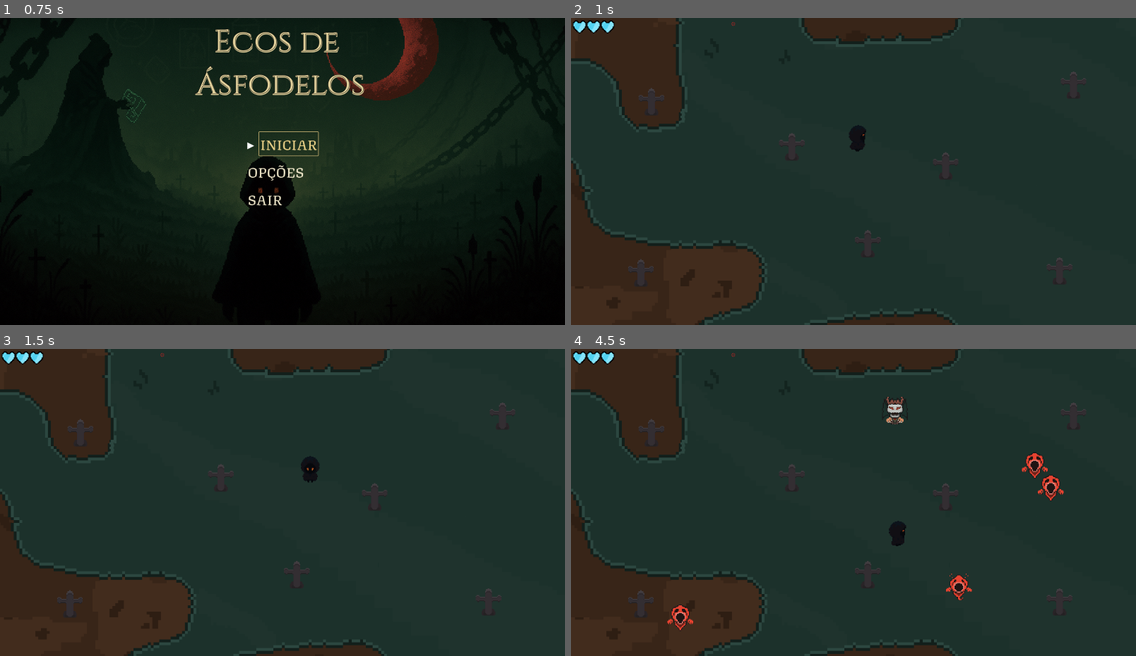
Above: before the commit, frames 1-4 (two rows, left to right).
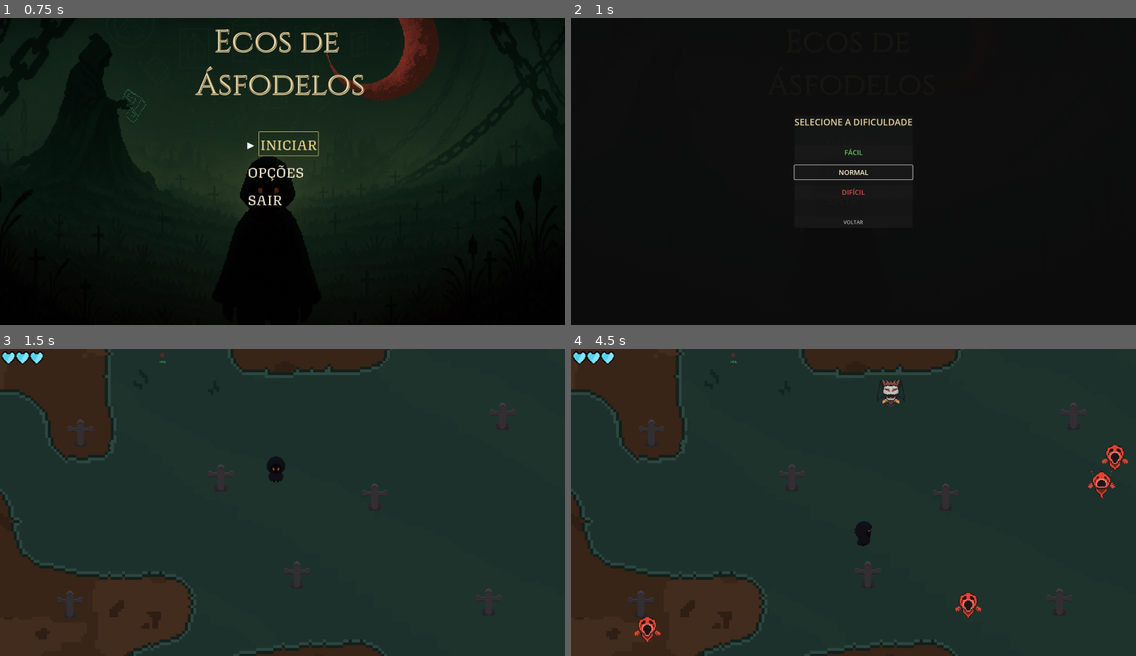
Above: after the commit, the same moments.

Repository: Alezuzzo/ecos-de-asfodelos
Game: Godot game, scene res://scenes/menu/PressStart.tscn
Same seed, same stepped clock (60 frames per second), same inputs: the game is played once before the commit and once after it. Sound files missing from this copy of the repository are replaced by a short silence.
Inputs (mouse positions are in pixels of both pictures, inside the frame that each line leads up to):
- Up to frame 1 (0.75 s): tap Space at 0.5 s; move the mouse to (406, 156) at 0.52 s; hold D (direita) from 0.53 s (still down); click (406, 156) at 0.67 s
- Up to frame 2 (1 s): keep holding D (direita); tap Enter (ui_accept) at 0.77 s
- Up to frame 3 (1.5 s): release D (direita) at 1.25 s; click (282, 484) at 1.25 s, where only the run after the commit has a clickable "FÁCIL"
- Up to frame 4 (4.5 s): click "⚙" at 2 s; click "RETORNAR AO JOGO" at 2.75 s; move the mouse to (740, 517) at 3.52 s; hold S (baixo) 3.53-4.28 s; click (740, 517) at 3.67 s; tap Enter (ui_accept) at 3.77 s; move the mouse to (910, 434) at 4.27 s; hold D (direita) from 4.28 s (still down); click (910, 434) at 4.42 s

Frame 1 is identical in both runs. In frame 2, 98% of the frame differs, in the area x 0-100%, y 0-100%; in frame 3, 0.4%; in frame 4, 2.3%.

Commit message:
[CREATE] Menu de seleção de dificuldade do jogo criado

Diff:
--- a/GameSettings.gd
+++ b/GameSettings.gd
@@ -2,6 +2,7 @@
 
 const CONFIG_FILE = "user://settings.cfg"
 var config = ConfigFile.new()
+var current_difficulty: String = "normal"
 
 func _ready() -> void:
 	load_settings()
@@ -33,3 +34,10 @@
 	# Aplicar configurações padrão
 	AudioServer.set_bus_volume_db(AudioServer.get_bus_index("Master"), 0.0)
 	DisplayServer.window_set_mode(DisplayServer.WINDOW_MODE_FULLSCREEN)
+
+func set_difficulty(difficulty: String) -> void:
+	current_difficulty = difficulty
+	print("Dificuldade selecionada: ", difficulty)
+
+func get_difficulty() -> String:
+	return current_difficulty
--- a/arena.gd
+++ b/arena.gd
@@ -25,7 +25,14 @@
 
 var tamanho_da_tela: Vector2
 
+var difficulty_multiplier = {
+	"easy": 1.0,
+	"normal": 1.0,
+	"hard": 1.0
+}
+
 func _ready():
+	aplicar_dificuldade()
 	# Busca segura pelo nó do jogador
 	jogador_node = get_node_or_null("YSortContainer/Jogador")
 	tamanho_da_tela = get_viewport_rect().size
@@ -77,7 +84,17 @@
 			if not boss_music_player.finished.is_connected(boss_music_player.play):
 				boss_music_player.finished.connect(boss_music_player.play)
 
-# LÓGICA DAS ONDAS E INIMIGOS
+func aplicar_dificuldade():
+	var difficulty = GameSettings.get_difficulty()
+	print("Aplicando dificuldade: ", difficulty)
+
+	match difficulty:
+		"easy":
+			pass
+		"normal":
+			pass
+		"hard":
+			pass
 
 func iniciar_nova_onda():
 	if is_instance_valid(jogador_node):
--- a/hud.gd
+++ b/hud.gd
@@ -8,6 +8,10 @@
 @onready var foco_timer_ui = $FocoTimerUI
 @onready var notificacao_label = $NotificacaoLabel
 @onready var notificacao_timer = $NotificacaoTimer
+@onready var difficulty_label = $DifficultyLabel
+
+func _ready():
+	atualizar_label_dificuldade()
 
 func mostrar_notificacao(texto: String):
 	notificacao_label.text = texto
@@ -41,6 +45,22 @@
 
 		container_coracoes.add_child(tr)
 
+func atualizar_label_dificuldade():
+	if not difficulty_label:
+		return
+
+	var difficulty = GameSettings.get_difficulty()
+	match difficulty:
+		"easy":
+			difficulty_label.text = "FÁCIL"
+			difficulty_label.modulate = Color(0.4, 0.8, 0.4, 1)
+		"normal":
+			difficulty_label.text = "NORMAL"
+			difficulty_label.modulate = Color(0.88, 0.82, 0.61, 1)
+		"hard":
+			difficulty_label.text = "DIFÍCIL"
+			difficulty_label.modulate = Color(0.9, 0.3, 0.3, 1)
+
 func _on_pause_button_pressed():
 	var arena = get_parent()
 	if arena:
--- a/hud.tscn
+++ b/hud.tscn
@@ -60,6 +60,19 @@
 wait_time = 3.0
 one_shot = true
 
+[node name="DifficultyLabel" type="Label" parent="."]
+anchors_preset = 1
+anchor_left = 1.0
+anchor_right = 1.0
+offset_left = -250.0
+offset_top = 130.0
+offset_right = -40.0
+offset_bottom = 180.0
+grow_horizontal = 0
+theme_override_font_sizes/font_size = 28
+text = "NORMAL"
+horizontal_alignment = 2
+
 [node name="PauseButton" type="Button" parent="."]
 anchors_preset = 1
 anchor_left = 1.0
--- /dev/null
+++ b/scenes/menu/DifficultySelect.gd
@@ -0,0 +1,36 @@
+extends Control
+
+signal difficulty_selected(difficulty: String)
+
+@onready var easy_button: Button = $Panel/VBox/EasyButton
+@onready var normal_button: Button = $Panel/VBox/NormalButton
+@onready var hard_button: Button = $Panel/VBox/HardButton
+@onready var back_button: Button = $Panel/VBox/BackButton
+
+func _ready() -> void:
+	easy_button.pressed.connect(_on_easy_pressed)
+	normal_button.pressed.connect(_on_normal_pressed)
+	hard_button.pressed.connect(_on_hard_pressed)
+	back_button.pressed.connect(_on_back_pressed)
+
+	for btn in [easy_button, normal_button, hard_button, back_button]:
+		if btn:
+			btn.focus_mode = Control.FOCUS_ALL
+			btn.mouse_entered.connect(func(): btn.grab_focus())
+
+	normal_button.grab_focus()
+
+func _on_easy_pressed() -> void:
+	GameSettings.set_difficulty("easy")
+	get_tree().change_scene_to_file("res://arena.tscn")
+
+func _on_normal_pressed() -> void:
+	GameSettings.set_difficulty("normal")
+	get_tree().change_scene_to_file("res://arena.tscn")
+
+func _on_hard_pressed() -> void:
+	GameSettings.set_difficulty("hard")
+	get_tree().change_scene_to_file("res://arena.tscn")
+
+func _on_back_pressed() -> void:
+	queue_free()
--- /dev/null
+++ b/scenes/menu/DifficultySelect.tscn
@@ -0,0 +1,89 @@
+[gd_scene load_steps=2 format=3 uid="uid://difficulty_select_scene"]
+
+[ext_resource type="Script" path="res://scenes/menu/DifficultySelect.gd" id="1"]
+
+[node name="DifficultySelect" type="Control"]
+layout_mode = 3
+anchors_preset = 15
+anchor_right = 1.0
+anchor_bottom = 1.0
+grow_horizontal = 2
+grow_vertical = 2
+script = ExtResource("1")
+
+[node name="ColorRect" type="ColorRect" parent="."]
+layout_mode = 1
+anchors_preset = 15
+anchor_right = 1.0
+anchor_bottom = 1.0
+grow_horizontal = 2
+grow_vertical = 2
+color = Color(0.05, 0.05, 0.05, 0.95)
+
+[node name="Panel" type="PanelContainer" parent="."]
+layout_mode = 1
+anchors_preset = 8
+anchor_left = 0.5
+anchor_top = 0.5
+anchor_right = 0.5
+anchor_bottom = 0.5
+offset_left = -200.0
+offset_top = -180.0
+offset_right = 200.0
+offset_bottom = 180.0
+grow_horizontal = 2
+grow_vertical = 2
+
+[node name="VBox" type="VBoxContainer" parent="Panel"]
+layout_mode = 2
+theme_override_constants/separation = 20
+
+[node name="Title" type="Label" parent="Panel/VBox"]
+layout_mode = 2
+theme_override_colors/font_color = Color(0.88, 0.82, 0.61, 1)
+theme_override_font_sizes/font_size = 32
+text = "SELECIONE A DIFICULDADE"
+horizontal_alignment = 1
+
+[node name="Spacer1" type="Control" parent="Panel/VBox"]
+custom_minimum_size = Vector2(0, 20)
+layout_mode = 2
+
+[node name="EasyButton" type="Button" parent="Panel/VBox"]
+custom_minimum_size = Vector2(300, 50)
+layout_mode = 2
+theme_override_colors/font_color = Color(0.4, 0.8, 0.4, 1)
+theme_override_colors/font_hover_color = Color(0.5, 1, 0.5, 1)
+theme_override_colors/font_focus_color = Color(0.5, 1, 0.5, 1)
+theme_override_font_sizes/font_size = 24
+text = "FÁCIL"
+
+[node name="NormalButton" type="Button" parent="Panel/VBox"]
+custom_minimum_size = Vector2(300, 50)
+layout_mode = 2
+theme_override_colors/font_color = Color(0.88, 0.82, 0.61, 1)
+theme_override_colors/font_hover_color = Color(1, 0.95, 0.8, 1)
+theme_override_colors/font_focus_color = Color(1, 0.95, 0.8, 1)
+theme_override_font_sizes/font_size = 24
+text = "NORMAL"
+
+[node name="HardButton" type="Button" parent="Panel/VBox"]
+custom_minimum_size = Vector2(300, 50)
+layout_mode = 2
+theme_override_colors/font_color = Color(0.9, 0.3, 0.3, 1)
+theme_override_colors/font_hover_color = Color(1, 0.4, 0.4, 1)
+theme_override_colors/font_focus_color = Color(1, 0.4, 0.4, 1)
+theme_override_font_sizes/font_size = 24
+text = "DIFÍCIL"
+
+[node name="Spacer2" type="Control" parent="Panel/VBox"]
+custom_minimum_size = Vector2(0, 20)
+layout_mode = 2
+
+[node name="BackButton" type="Button" parent="Panel/VBox"]
+custom_minimum_size = Vector2(300, 40)
+layout_mode = 2
+theme_override_colors/font_color = Color(0.7, 0.7, 0.7, 1)
+theme_override_colors/font_hover_color = Color(0.9, 0.9, 0.9, 1)
+theme_override_font_sizes/font_size = 18
+text = "VOLTAR"
--- a/scenes/menu/MainMenu.gd
+++ b/scenes/menu/MainMenu.gd
@@ -12,7 +12,7 @@
 @onready var arrow_options : Label  = item_options.get_node("ArrowOptions")
 @onready var arrow_quit    : Label  = item_quit.get_node("ArrowQuit")
 
-const GAME_SCENE := "res://arena.tscn"
+const DIFFICULTY_SCENE := preload("res://scenes/menu/DifficultySelect.tscn")
 const OPTIONS_SCENE := preload("res://scenes/menu/OptionsMenu.tscn")
 
 func _ready() -> void:
@@ -57,7 +57,8 @@
 	tw.tween_property(node, "modulate", col, 0.08)
 
 func _on_start() -> void:
-	get_tree().change_scene_to_file(GAME_SCENE)
+	var difficulty_menu = DIFFICULTY_SCENE.instantiate()
+	add_child(difficulty_menu)
 
 func _on_options() -> void:
 	var options_menu = OPTIONS_SCENE.instantiate()
